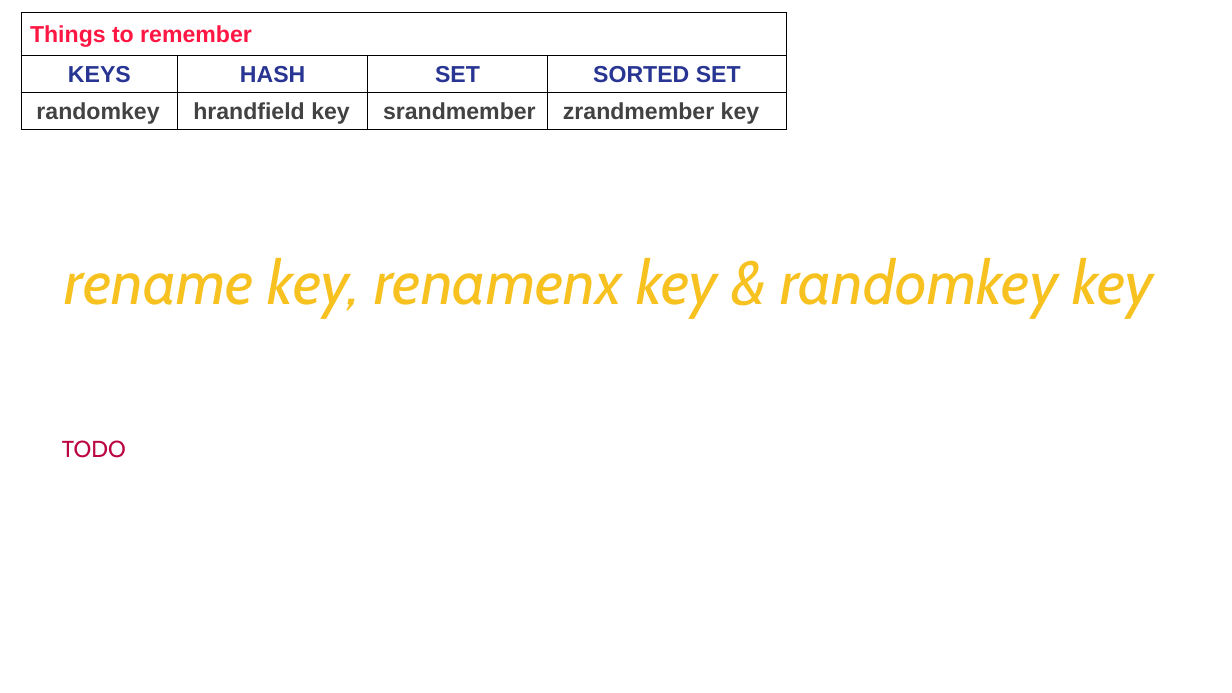
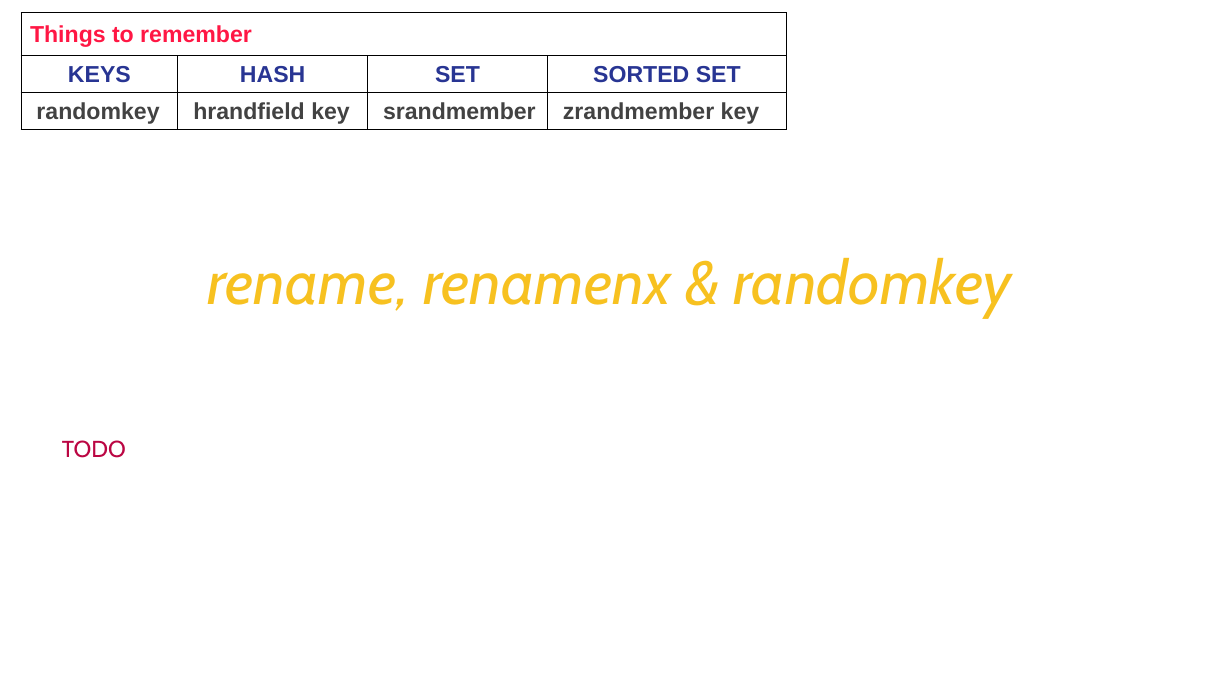
Before and after one commit to Saleel-Bagde/PPT-s, a slide deck: slide 33 of redis Ver2.pptx. Drawn at 1232x693 pixels with LibreOffice and Linux fonts; fonts in the diff are those of the drawing. Boxes give left, top, right and bottom in pixels: in the first picture for what was removed or moved away, otherwise in the second. Text is boxed around its words. In the diff, an @@ line names an element or a change of style, - is before the commit and + after.

```diff
--- a/redis Ver2.pptx
+++ b/redis Ver2.pptx
@@ text at [207,257,1011,318]: text changed @@
-rename key, renamenx key & randomkey key
+rename, renamenx & randomkey
```
Also in this commit, not shown: 52 other slides changed, 3 slides added.
